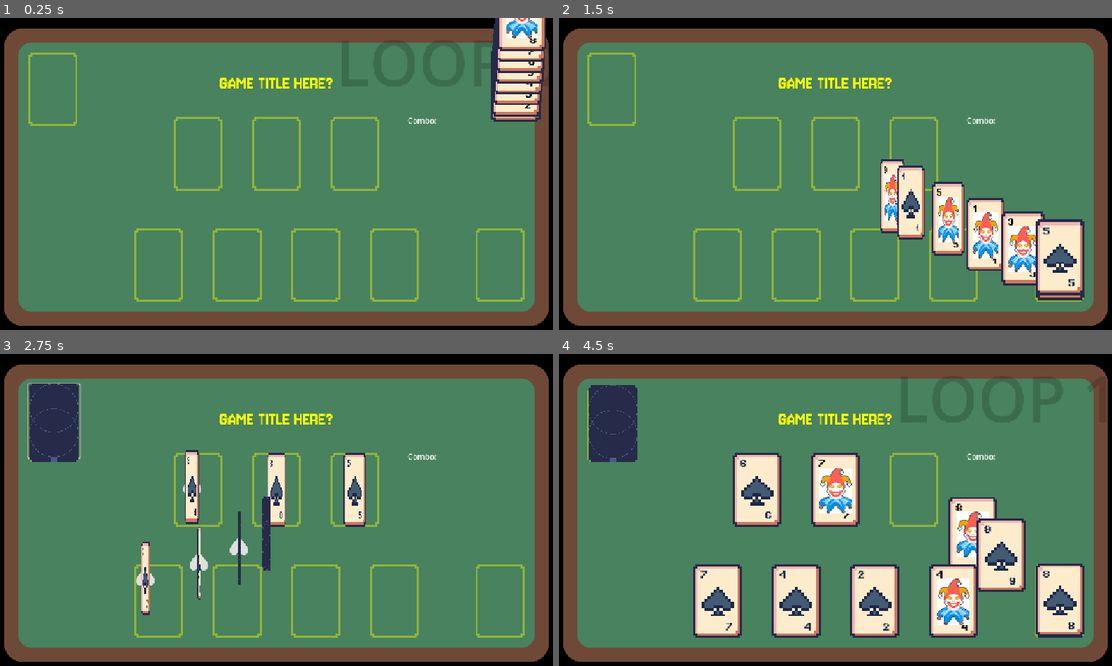
Above: before the commit, frames 1-4 (two rows, left to right).
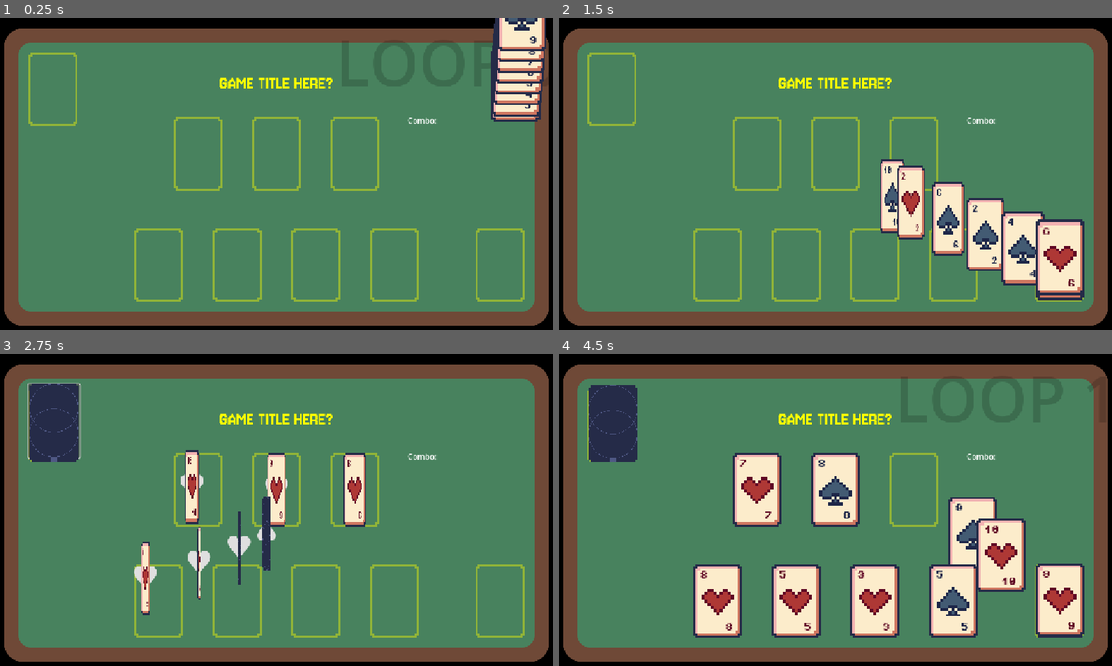
Above: after the commit, the same moments.

Repository: rajariandhana/GMTK-2025
Game: Godot game, scene res://game.tscn
The game is run twice, just before and just after one commit, with the same random seed, the same clock (stepped at 60 frames per second) and the same inputs.
Inputs (mouse positions are in pixels of both pictures, inside the frame that each line leads up to):
- Up to frame 1 (0.25 s): no input
- Up to frame 2 (1.5 s): click "♠️" at 0.5 s; click "♠️" at 1.25 s
- Up to frame 3 (2.75 s): click "♠️" at 2 s
- Up to frame 4 (4.5 s): click "♠️" at 2.75 s; click (1062, 600) at 3.5 s, where only the run after the commit has a clickable "♥️"; click (912, 488) at 4.27 s

The runs differ from the first frame. In frame 1, 0.5% of the frame differs, in the area x 91-98%, y 0-29%; in frame 2, 3.1%; in frame 3, 1.1%; in frame 4, 5.2%, in the area x 25-94%, y 33-89%.

Commit message:
Better difficulty curve

Diff:
--- a/game.gd
+++ b/game.gd
@@ -49,19 +49,27 @@
 	var tweens_to_check = []
 	match current_loop:
 		0:
-			for suit in range(2):
-				for value in range(1, 10):
+			for suit in range(1, 3):
+				for value in range(2, 11):
 					tweens_to_check.append(await add_card(suit, value))
 		1:
-			for value in range(1, 10):
-					tweens_to_check.append(await add_card(2, value))
+			for value in range(2, 11):
+					tweens_to_check.append(await add_card(3, value))
 		2:
-			for suit in range(3):
-				for value in range(10, 14):
-					tweens_to_check.append(await add_card(suit, value))
+			for value in range(2, 11):
+					tweens_to_check.append(await add_card(4, value))
 		3:
-			for value in range(1, 14):
-					tweens_to_check.append(await add_card(3, value))
+			for suit in range(1, 4):
+				tweens_to_check.append(await add_card(suit, 11))
+		4:
+			for suit in range(1, 4):
+				tweens_to_check.append(await add_card(suit, 12))
+		5:
+			for suit in range(1, 4):
+				tweens_to_check.append(await add_card(suit, 13))
+		6:
+			for suit in range(1, 4):
+				tweens_to_check.append(await add_card(suit, 14))
 	for t : Tween in tweens_to_check:
 		if t.is_running():
 			await t.finished
@@ -275,6 +283,8 @@
 
 func is_dead_end(all_available_cards: Array = []) -> bool:
 	if not all_available_cards:
+		if board.get_child_count() < 3:
+			return false
 		all_available_cards = board.get_children() + hand.get_children()
 		if trash.get_child_count() > 0:
 			all_available_cards.append(trash.get_child(trash.get_child_count() - 1))
